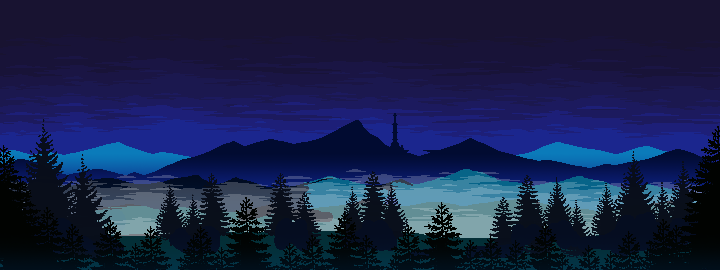
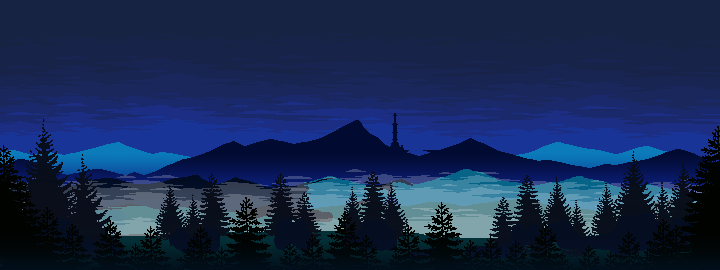
Revision of a layered 720×270 image; what changed, layer by layer:
renamed "Mountains-L5" to "mountains_l5", painted on it over [0, 242, 706, 270]
showed "thunder", opacity 100% → 8%, blend soft light → normal over [0, 0, 720, 270]
